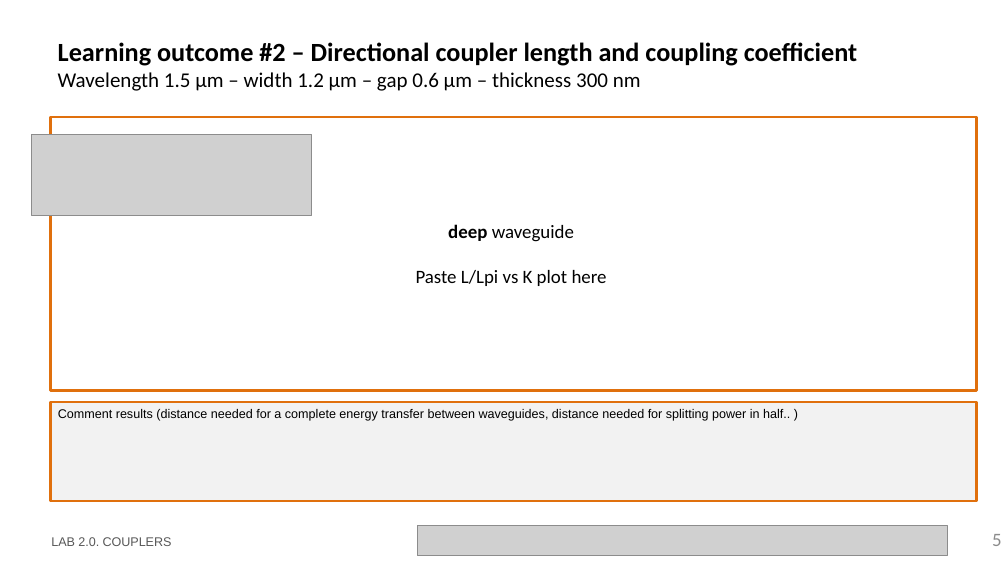
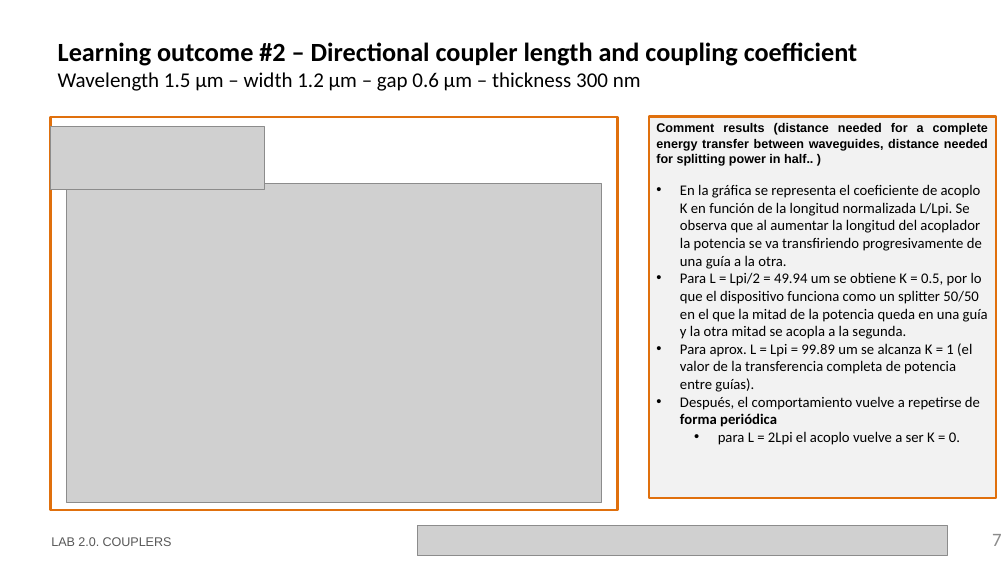
Before and after one commit to Japeacru/cifoin-lab2, a slide deck: slide 7 of LabBook_20.pptx (slide 5 before the commit). Drawn at 1008x567 pixels with LibreOffice and Linux fonts; fonts in the diff are those of the drawing; grey boxes stand for pictures; background and template pictures are left out. Boxes give left, top, right and bottom in pixels: in the first picture for what was removed or moved away, otherwise in the second. Text is boxed around its words. In the diff, an @@ line names an element or a change of style, - is before the commit and + after.

```diff
--- a/LabBook_20.pptx
+++ b/LabBook_20.pptx
@@ rectangle: place and size @@
-rectangle at bbox=[51, 117, 977, 391]
+rectangle at bbox=[51, 117, 618, 510]
@@ rectangle "Comment results (distance needed for ...": place and size @@
-rectangle "Comment results (distance needed for ..." at bbox=[51, 402, 977, 501]
+rectangle "Comment results (distance needed for ..." at bbox=[649, 116, 996, 498]
@@ picture: place and size @@
-picture at bbox=[32, 135, 312, 216]
+picture at bbox=[51, 127, 265, 189]
@@ text in rectangle at bbox=[656, 123, 988, 166]: bold on in "Comment results (distance needed for a complete ..." @@
@@ picture added at bbox=[67, 183, 602, 502] @@
@@ text in rectangle at bbox=[680, 184, 988, 445]: paragraphs added @@
+• En la gráfica se representa el coeficiente de acoplo K en función de la longitud normalizada L/Lpi. Se observa que al aumentar la longitud del acoplador la potencia se va transfiriendo progresivamente de una guía a la otra.
+• Para L = Lpi/2 = 49.94 um se obtiene K = 0.5, por lo que el dispositivo funciona como un splitter 50/50 en el que la mitad de la potencia queda en una guía y la otra mitad se acopla a la segunda.
+• Para aprox. L = Lpi = 99.89 um se alcanza K = 1 (el valor de la transferencia completa de potencia entre guías).
+• Después, el comportamiento vuelve a repetirse de forma periódica
+  • para L = 2Lpi el acoplo vuelve a ser K = 0.
@@ text removed at bbox=[416, 224, 607, 286] @@
-deep waveguide
-Paste L/Lpi vs K plot here
@@ page number at bbox=[992, 534, 1002, 546]: text changed @@
-5
+7
```
Also in this commit, not shown: 5 other slides changed, 7 slides added, 1 slide removed, 1 other file.
